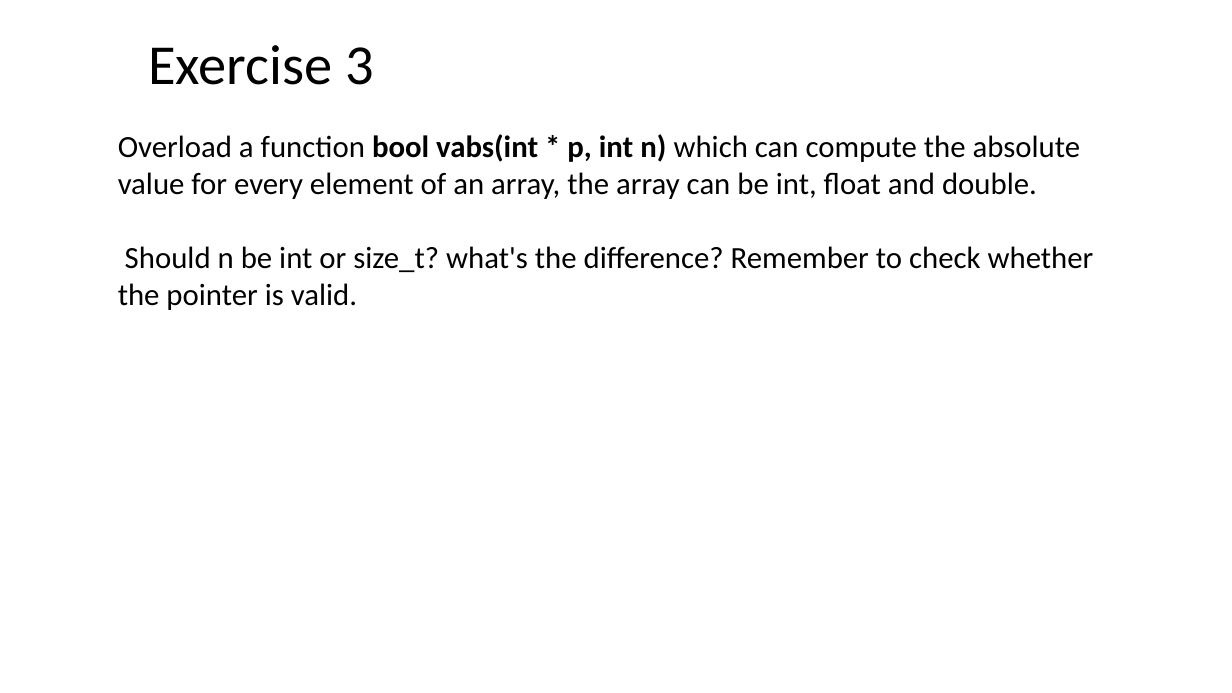
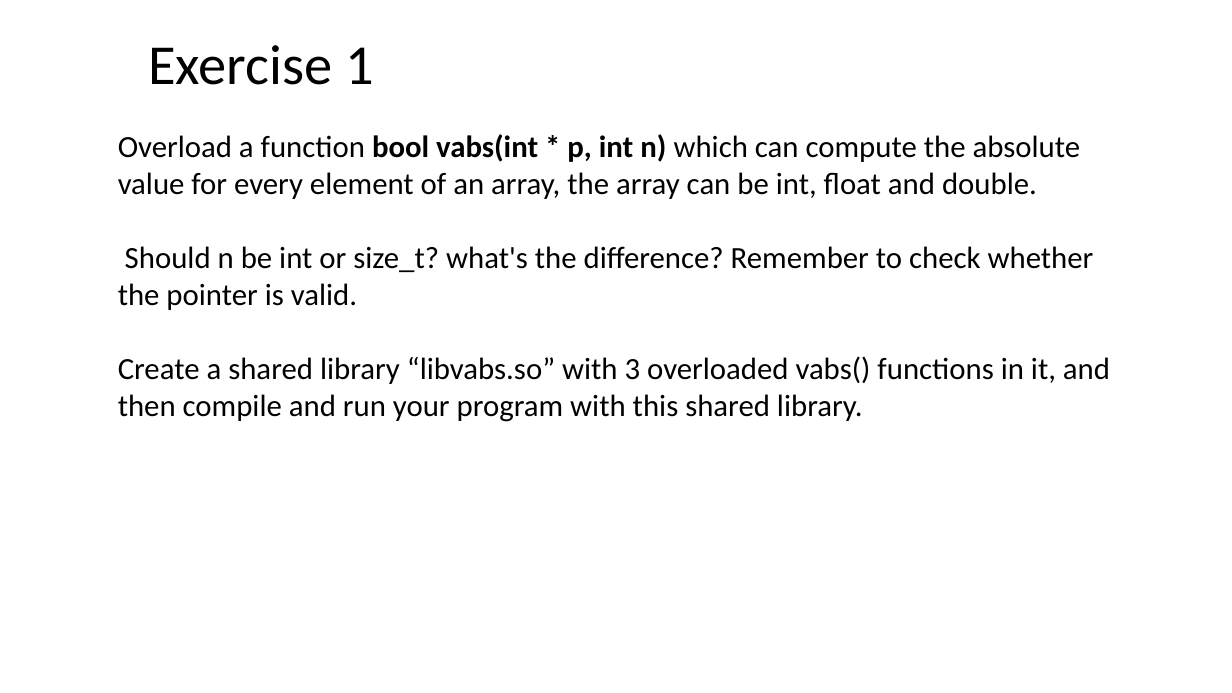
Before and after one commit to ShiqiYu/CPP, a slide deck: slide 13 of week07/Lab07.pptx (slide 10 before the commit). Drawn at 1232x693 pixels with LibreOffice and Linux fonts; fonts in the diff are those of the drawing; background and template pictures are left out. Boxes give left, top, right and bottom in pixels: in the first picture for what was removed or moved away, otherwise in the second. Text is boxed around its words. In the diff, an @@ line names an element or a change of style, - is before the commit and + after.

Commit message:
update Lab7 slides

```diff
--- a/week07/Lab07.pptx
+++ b/week07/Lab07.pptx
@@ title at (148,45,374,85): text changed @@
-Exercise 3
+Exercise 1
@@ text at (118,356,1110,422): paragraph added @@
+Create a shared library “libvabs.so” with 3 overloaded vabs() functions in it, and then compile and run your program with this shared library.
```
Also in this commit, not shown: 3 other slides changed, 6 slides added, 3 slides removed, 1 other file.
